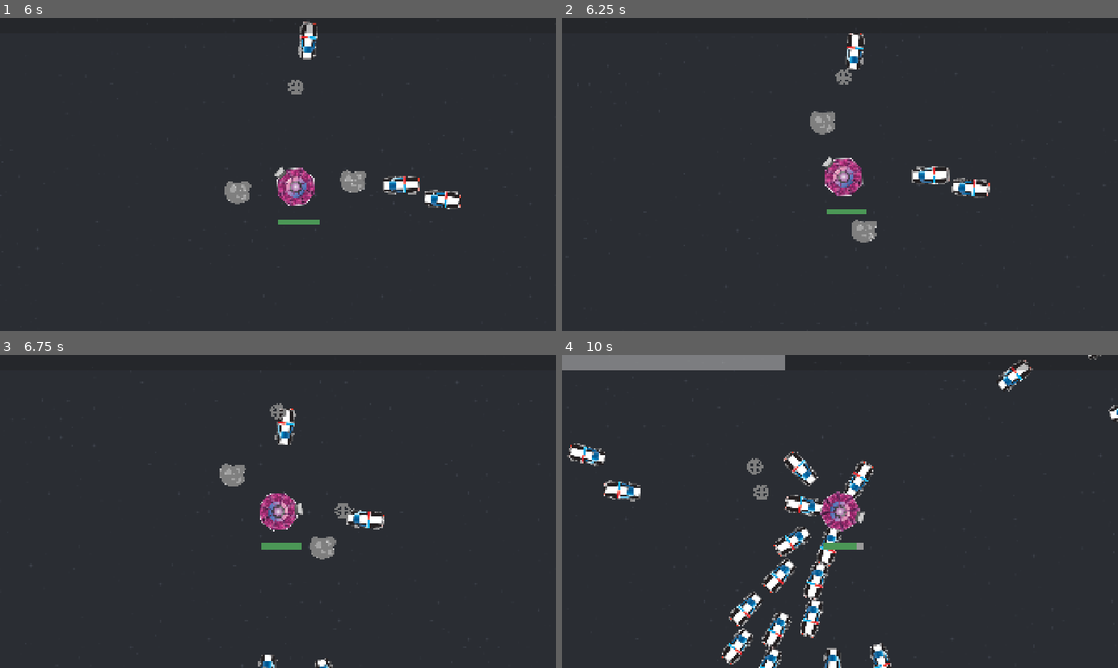
Above: before the commit, frames 1-4 (two rows, left to right).
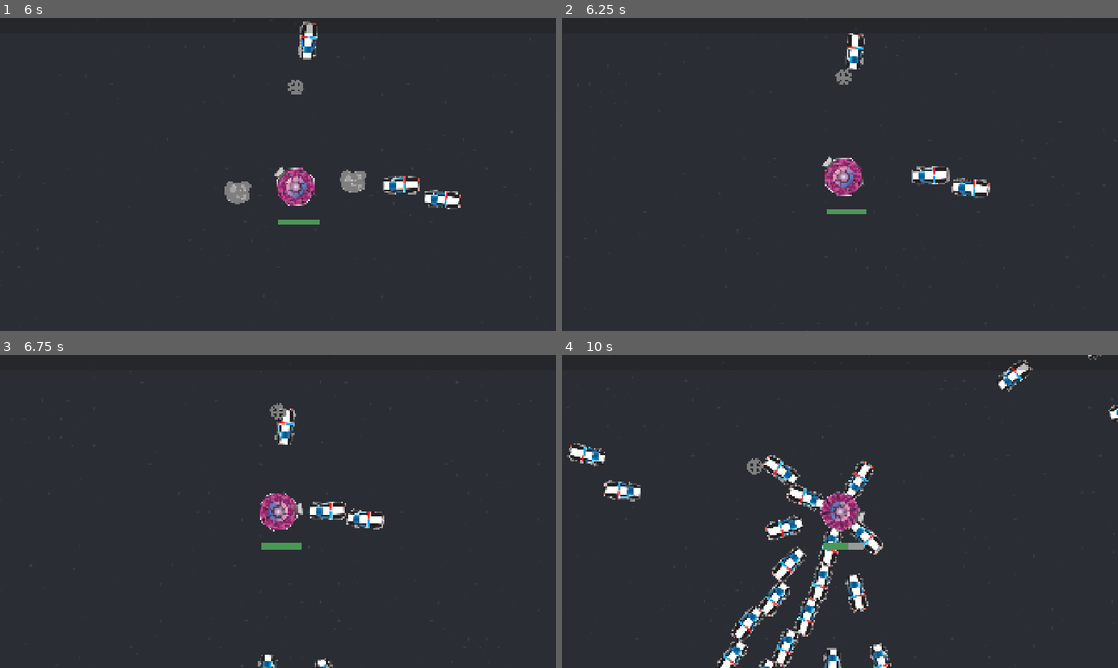
Above: after the commit, the same moments.

Repository: two-sticks-and-a-rock/space-arcade
Game: Godot game, scene res://scenes/main.tscn
Same seed, same stepped clock (60 frames per second), same inputs: the game is played once before the commit and once after it.
Inputs (mouse positions are in pixels of both pictures, inside the frame that each line leads up to):
- Up to frame 1 (6 s): move the mouse to (400, 158) at 0.52 s; press the mouse at (400, 158) at 0.53 s; move the mouse to (166, 190) at 1.27 s; release the mouse at (166, 190) at 1.28 s; click (166, 190) at 1.35 s; move the mouse to (333, 105) at 2.02 s; press the mouse at (333, 105) at 2.03 s; move the mouse to (250, 237) at 2.77 s; release the mouse at (250, 237) at 2.78 s; click (250, 237) at 2.85 s; move the mouse to (444, 221) at 3.52 s; press the mouse at (444, 221) at 3.53 s; move the mouse to (111, 127) at 4.27 s; release the mouse at (111, 127) at 4.28 s; click (111, 127) at 4.35 s; move the mouse to (305, 174) at 5.02 s; press the mouse at (305, 174) at 5.03 s; move the mouse to (194, 96) at 5.77 s; release the mouse at (194, 96) at 5.78 s; click (194, 96) at 5.85 s
- Up to frame 2 (6.25 s): no input
- Up to frame 3 (6.75 s): move the mouse to (400, 495) at 6.52 s; press the mouse at (400, 495) at 6.53 s
- Up to frame 4 (10 s): move the mouse to (728, 527) at 7.27 s; release the mouse at (728, 527) at 7.28 s; click (728, 527) at 7.35 s; move the mouse to (895, 442) at 8.02 s; press the mouse at (895, 442) at 8.03 s; move the mouse to (812, 574) at 8.77 s; release the mouse at (812, 574) at 8.78 s; click (812, 574) at 8.85 s; move the mouse to (1006, 558) at 9.52 s; press the mouse at (1006, 558) at 9.53 s

Frame 1 is identical in both runs. In frame 2, 0.6% of the frame differs, in the area x 44-57%, y 29-72%; in frame 3, 0.9%; in frame 4, 7.0%, in the area x 0-58%, y 0-100%.

Commit message:
feat: weapon upgrades using strategy pattern (#38)
* weapon upgrade scaffolding

* upgrades

* remove upgrade sets

* remove resource files for now and add upgrade path

* debug for handling level up

* set applied to true

Diff:
--- a/scenes/player/player_weapons/orbiter/orbiter_ring.gd
+++ b/scenes/player/player_weapons/orbiter/orbiter_ring.gd
@@ -2,17 +2,50 @@
 
 var distance_from_player = 200
 
-func _ready():
-	up_timer.start()
+var current_bullets : Array[PlayerBullet]
+
+func _reinstantiate_weapon():
+	super()
+	for current_bullet in current_bullets:
+		remove_child(current_bullet)
+		current_bullet.queue_free()
+	current_bullets = []
 
 	var child_pos = Vector2(distance_from_player, 0)
 	for i in num_bullets:
-		var orbiter = bullet_scene.instantiate() as Area2D
+		var orbiter = bullet_scene.instantiate() as PlayerBullet
 		orbiter.position = child_pos
-
-		orbiter._scale_bullet(Vector2(bullet_size, bullet_size))
+		orbiter.bullet_scale = Vector2(bullet_size, bullet_size)
 		add_child(orbiter)
 		child_pos = child_pos.rotated(2*PI / num_bullets)
+		current_bullets.append(orbiter)
+
+	up_timer.start()
+
+func debug_handle_level_up():
+	var handle_level_up = func():
+		var nonapplied_upgrade_sets: Array[WeaponUpgradeSet] = possible_upgrade_sets.filter(
+			func(upgrade_set: WeaponUpgradeSet):
+				return !upgrade_set.applied
+		)
+		if (nonapplied_upgrade_sets.size() == 0):
+			return
+
+		var set_to_apply = nonapplied_upgrade_sets[0]
+		upgrades += set_to_apply.upgrades
+		set_to_apply.applied = true
+		_reinstantiate_weapon()
+
+	handle_level_up.call_deferred()
+
+func _ready():
+	super()
+	# FOR DEBUGGING #
+	EventBus.level_up.connect(debug_handle_level_up)
+	# FOR DEBUGGING #
+
+	up_timer.start()
+
 
 func _on_down_timer_timeout():
 	up_timer.start()
--- a/scenes/player/player_weapons/orbiter/orbiter_ring.tscn
+++ b/scenes/player/player_weapons/orbiter/orbiter_ring.tscn
@@ -2,6 +2,120 @@
 
 [ext_resource type="Script" uid="uid://p0d44ojp4jaf" path="res://scenes/player/player_weapons/orbiter/orbiter_ring.gd" id="1_cd0fb"]
 [ext_resource type="PackedScene" uid="uid://c37a5i01alcdn" path="res://scenes/player/player_weapons/orbiter/orbiter.tscn" id="2_gpny0"]
+[ext_resource type="Script" uid="uid://cv1cwxelnr7jm" path="res://scenes/player/player_weapons/weapon_upgrades/weapon_upgrade_set.gd" id="3_tippe"]
+[ext_resource type="Script" uid="uid://dh8gni2x2uubt" path="res://scenes/player/player_weapons/weapon_upgrades/weapon_upgrade.gd" id="3_x6mqk"]
+[ext_resource type="Script" uid="uid://c0owbkeruir2v" path="res://scenes/player/player_weapons/weapon_upgrades/bullet_size_upgrade.gd" id="4_jwv4o"]
+[ext_resource type="Script" uid="uid://cfgllll1jbmru" path="res://scenes/player/player_weapons/weapon_upgrades/damage_upgrade.gd" id="4_tippe"]
+[ext_resource type="Script" uid="uid://dtutoa66ihr48" path="res://scenes/player/player_weapons/weapon_upgrades/num_bullets_upgrade.gd" id="4_x6mqk"]
+[ext_resource type="Script" uid="uid://jd2xcnw1xep3" path="res://scenes/player/player_weapons/weapon_upgrades/downtime_upgrade.gd" id="5_jwv4o"]
+[ext_resource type="Script" uid="uid://7aipbw1b1m47" path="res://scenes/player/player_weapons/weapon_upgrades/uptime_upgrade.gd" id="6_inxn4"]
+[ext_resource type="Script" uid="uid://bfs62i05gnbfo" path="res://scenes/player/player_weapons/weapon_upgrades/always_on_upgrade.gd" id="10_er65o"]
+[ext_resource type="Script" uid="uid://bwfv8jqyb0kx7" path="res://scenes/player/player_weapons/weapon_upgrades/bullet_speed_upgrade.gd" id="10_vxvyc"]
+
+[sub_resource type="Resource" id="Resource_qgt3p"]
+resource_name = "Downtime: 8s → 7s"
+script = ExtResource("5_jwv4o")
+downtimer_decrease = 1.0
+metadata/_custom_type_script = "uid://jd2xcnw1xep3"
+
+[sub_resource type="Resource" id="Resource_jwv4o"]
+resource_name = "Uptime: 6s → 7s"
+script = ExtResource("6_inxn4")
+uptimer_increase = 1.0
+metadata/_custom_type_script = "uid://7aipbw1b1m47"
+
+[sub_resource type="Resource" id="Resource_ycwcd"]
+resource_name = "Upgraded cooldown"
+script = ExtResource("3_tippe")
+upgrades = Array[ExtResource("3_x6mqk")]([SubResource("Resource_qgt3p"), SubResource("Resource_jwv4o")])
+
+[sub_resource type="Resource" id="Resource_6d4r7"]
+resource_name = "Damage: 50 → 75"
+script = ExtResource("4_tippe")
+
+[sub_resource type="Resource" id="Resource_246l1"]
+resource_name = "Size: 1.5x size"
+script = ExtResource("4_jwv4o")
+bullet_size_increase = 1.5
+metadata/_custom_type_script = "uid://c0owbkeruir2v"
+
+[sub_resource type="Resource" id="Resource_mjay7"]
+resource_name = "Bullets: 2 → 3"
+script = ExtResource("4_x6mqk")
+metadata/_custom_type_script = "uid://dtutoa66ihr48"
+
+[sub_resource type="Resource" id="Resource_tippe"]
+resource_name = "More bullets"
+script = ExtResource("3_tippe")
+upgrades = Array[ExtResource("3_x6mqk")]([SubResource("Resource_6d4r7"), SubResource("Resource_246l1"), SubResource("Resource_mjay7")])
+
+[sub_resource type="Resource" id="Resource_er65o"]
+resource_name = "Damage: 75 → 100"
+script = ExtResource("4_tippe")
+metadata/_custom_type_script = "uid://cfgllll1jbmru"
+
+[sub_resource type="Resource" id="Resource_vxvyc"]
+resource_name = "Size: 3x size"
+script = ExtResource("4_jwv4o")
+bullet_size_increase = 2.0
+metadata/_custom_type_script = "uid://c0owbkeruir2v"
+
+[sub_resource type="Resource" id="Resource_qot2w"]
+resource_name = "Bullets: 3 → 4"
+script = ExtResource("4_x6mqk")
+metadata/_custom_type_script = "uid://dtutoa66ihr48"
+
+[sub_resource type="Resource" id="Resource_inxn4"]
+resource_name = "Even more bullets"
+script = ExtResource("3_tippe")
+upgrades = Array[ExtResource("3_x6mqk")]([SubResource("Resource_er65o"), SubResource("Resource_vxvyc"), SubResource("Resource_qot2w")])
+
+[sub_resource type="Resource" id="Resource_epeq1"]
+resource_name = "Uptime: 7s → 10s"
+script = ExtResource("6_inxn4")
+uptimer_increase = 3.0
+metadata/_custom_type_script = "uid://7aipbw1b1m47"
+
+[sub_resource type="Resource" id="Resource_p3mfa"]
+resource_name = "Downtime: 7s → 5s"
+script = ExtResource("5_jwv4o")
+metadata/_custom_type_script = "uid://jd2xcnw1xep3"
+
+[sub_resource type="Resource" id="Resource_ef5g3"]
+resource_name = "Speed: 0.5 rev/s → 1 rev/s"
+script = ExtResource("10_vxvyc")
+bullet_speed_increase = 2.0
+
+[sub_resource type="Resource" id="Resource_sxqx5"]
+resource_name = "Faster bullets"
+script = ExtResource("3_tippe")
+upgrades = Array[ExtResource("3_x6mqk")]([SubResource("Resource_epeq1"), SubResource("Resource_p3mfa"), SubResource("Resource_ef5g3")])
+
+[sub_resource type="Resource" id="Resource_imrws"]
+resource_name = "Damage: 100 → 150"
+script = ExtResource("4_tippe")
+damage_increase = 50
+metadata/_custom_type_script = "uid://cfgllll1jbmru"
+
+[sub_resource type="Resource" id="Resource_vdvxc"]
+resource_name = "Bullets: 4 → 8"
+script = ExtResource("4_x6mqk")
+num_bullets_increase = 4
+metadata/_custom_type_script = "uid://dtutoa66ihr48"
+
+[sub_resource type="Resource" id="Resource_rfiqj"]
+resource_name = "Double bullets"
+script = ExtResource("3_tippe")
+upgrades = Array[ExtResource("3_x6mqk")]([SubResource("Resource_imrws"), SubResource("Resource_vdvxc")])
+
+[sub_resource type="Resource" id="Resource_0yjdd"]
+resource_name = "Bullets always up"
+script = ExtResource("10_er65o")
+
+[sub_resource type="Resource" id="Resource_fonbn"]
+resource_name = "Always on bullets"
+script = ExtResource("3_tippe")
+upgrades = Array[ExtResource("3_x6mqk")]([SubResource("Resource_0yjdd")])
 
 [node name="OrbiterRing" type="Node2D" unique_id=401222779]
 script = ExtResource("1_cd0fb")
@@ -10,12 +124,13 @@
 num_bullets = 2
 bullet_speed = 0.087
 bullet_size = 0.5
+possible_upgrade_sets = Array[ExtResource("3_tippe")]([SubResource("Resource_ycwcd"), SubResource("Resource_tippe"), SubResource("Resource_inxn4"), SubResource("Resource_sxqx5"), SubResource("Resource_rfiqj"), SubResource("Resource_fonbn")])
 
 [node name="UpTimer" type="Timer" parent="." unique_id=1361644208]
-wait_time = 8.0
+wait_time = 6.0
 
 [node name="DownTimer" type="Timer" parent="." unique_id=2011099929]
-wait_time = 6.0
+wait_time = 8.0
 
 [connection signal="timeout" from="UpTimer" to="." method="_on_up_timer_timeout"]
 [connection signal="timeout" from="DownTimer" to="." method="_on_down_timer_timeout"]
--- a/scenes/player/player_weapons/player_weapon.gd
+++ b/scenes/player/player_weapons/player_weapon.gd
@@ -10,3 +10,34 @@
 
 @onready var up_timer : Timer = $UpTimer as Timer
 @onready var down_timer : Timer = $DownTimer as Timer
+
+@export var upgrades : Array[WeaponUpgrade] = []
+@export var possible_upgrade_sets : Array[WeaponUpgradeSet] = []
+
+func _ready():
+    _reinstantiate_weapon()
+
+func _reset_weapon():
+    for upgrade in upgrades:
+        upgrade._remove_upgrade(self as PlayerWeapon)
+        upgrade.applied = false
+
+    upgrades = [] as Array[WeaponUpgrade]
+    for possible_upgrade_set in possible_upgrade_sets:
+        possible_upgrade_set.applied = false
+
+func _reinstantiate_weapon():
+    for upgrade in upgrades:
+        if (!upgrade.applied):
+            upgrade._apply_upgrade(self as PlayerWeapon)
+            upgrade.applied = true
+
+func _remove_timers():
+    up_timer.process_mode = Node.PROCESS_MODE_DISABLED
+    down_timer.process_mode = Node.PROCESS_MODE_DISABLED
+
+func _add_timers():
+    up_timer.process_mode = Node.PROCESS_MODE_INHERIT
+    down_timer.process_mode = Node.PROCESS_MODE_INHERIT
+
+    up_timer.start()
--- /dev/null
+++ b/scenes/player/player_weapons/weapon_upgrades/always_on_upgrade.gd
@@ -0,0 +1,8 @@
+class_name AlwaysOnUpgrade
+extends WeaponUpgrade
+
+func _apply_upgrade(weapon: PlayerWeapon):
+    weapon._remove_timers()
+
+func _remove_upgrade(weapon: PlayerWeapon):
+    weapon._add_timers()
--- /dev/null
+++ b/scenes/player/player_weapons/weapon_upgrades/bullet_size_upgrade.gd
@@ -0,0 +1,10 @@
+class_name BulletSizeUpgrade
+extends WeaponUpgrade
+
+@export var bullet_size_increase: float = 1.0
+
+func _apply_upgrade(weapon: PlayerWeapon):
+    weapon.bullet_size *= bullet_size_increase
+
+func _remove_upgrade(weapon: PlayerWeapon):
+    weapon.bullet_size /= bullet_size_increase
--- /dev/null
+++ b/scenes/player/player_weapons/weapon_upgrades/bullet_speed_upgrade.gd
@@ -0,0 +1,10 @@
+class_name BulletSpeedUpgrade
+extends WeaponUpgrade
+
+@export var bullet_speed_increase: float = 1.5
+
+func _apply_upgrade(weapon: PlayerWeapon):
+    weapon.bullet_speed *= bullet_speed_increase
+
+func _remove_upgrade(weapon: PlayerWeapon):
+    weapon.bullet_speed /= bullet_speed_increase
--- /dev/null
+++ b/scenes/player/player_weapons/weapon_upgrades/damage_upgrade.gd
@@ -0,0 +1,10 @@
+class_name DamageUpgrade
+extends WeaponUpgrade
+
+@export var damage_increase: int = 25
+
+func _apply_upgrade(weapon: PlayerWeapon):
+    weapon.dmg += damage_increase
+
+func _remove_upgrade(weapon: PlayerWeapon):
+    weapon.dmg -= damage_increase
--- /dev/null
+++ b/scenes/player/player_weapons/weapon_upgrades/downtime_upgrade.gd
@@ -0,0 +1,13 @@
+class_name DowntimeUpgrade
+extends WeaponUpgrade
+
+@export var downtimer_decrease: float = 2.0
+
+func _apply_upgrade(weapon: PlayerWeapon):
+    if (weapon.down_timer.wait_time - downtimer_decrease <= 0):
+        print("Down timer should never go to 0 or lower. If you want to set the weapon to always up, use AlwaysOnUpgrade")
+        return
+    weapon.down_timer.wait_time -= downtimer_decrease
+
+func _remove_upgrade(weapon: PlayerWeapon):
+    weapon.down_timer.wait_time += downtimer_decrease
--- /dev/null
+++ b/scenes/player/player_weapons/weapon_upgrades/num_bullets_upgrade.gd
@@ -0,0 +1,10 @@
+class_name NumBulletsUpgrade
+extends WeaponUpgrade
+
+@export var num_bullets_increase: int = 1
+
+func _apply_upgrade(weapon: PlayerWeapon):
+    weapon.num_bullets += num_bullets_increase
+
+func _remove_upgrade(weapon: PlayerWeapon):
+    weapon.num_bullets -= num_bullets_increase
--- /dev/null
+++ b/scenes/player/player_weapons/weapon_upgrades/uptime_upgrade.gd
@@ -0,0 +1,10 @@
+class_name UptimeUpgrade
+extends WeaponUpgrade
+
+@export var uptimer_increase: float = 2.0
+
+func _apply_upgrade(weapon: PlayerWeapon):
+    weapon.up_timer.wait_time += uptimer_increase
+
+func _remove_upgrade(weapon: PlayerWeapon):
+    weapon.up_timer.wait_time -= uptimer_increase
--- /dev/null
+++ b/scenes/player/player_weapons/weapon_upgrades/weapon_upgrade.gd
@@ -0,0 +1,10 @@
+class_name WeaponUpgrade
+extends Resource
+
+var applied = false
+
+func _apply_upgrade(_weapon: PlayerWeapon):
+    pass
+
+func _remove_upgrade(_weapon: PlayerWeapon):
+    pass
--- /dev/null
+++ b/scenes/player/player_weapons/weapon_upgrades/weapon_upgrade_set.gd
@@ -0,0 +1,5 @@
+class_name WeaponUpgradeSet
+extends Resource
+
+@export var upgrades : Array[WeaponUpgrade]
+@export var applied : bool = false
Not shown, added: scenes/player/player_weapons/weapon_upgrades/always_on_upgrade.gd.uid
Not shown, added: scenes/player/player_weapons/weapon_upgrades/bullet_size_upgrade.gd.uid
Not shown, added: scenes/player/player_weapons/weapon_upgrades/bullet_speed_upgrade.gd.uid
Not shown, added: scenes/player/player_weapons/weapon_upgrades/damage_upgrade.gd.uid
Not shown, added: scenes/player/player_weapons/weapon_upgrades/downtime_upgrade.gd.uid
Not shown, added: scenes/player/player_weapons/weapon_upgrades/num_bullets_upgrade.gd.uid
Not shown, added: scenes/player/player_weapons/weapon_upgrades/uptime_upgrade.gd.uid
Not shown, added: scenes/player/player_weapons/weapon_upgrades/weapon_upgrade.gd.uid
Not shown, added: scenes/player/player_weapons/weapon_upgrades/weapon_upgrade_set.gd.uid
